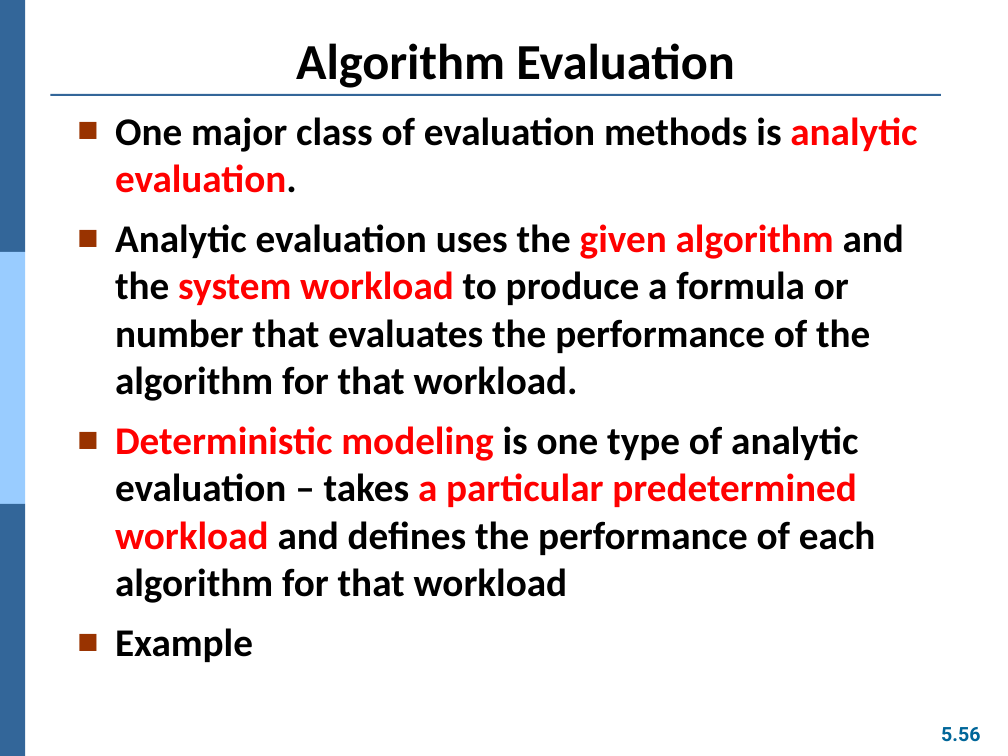
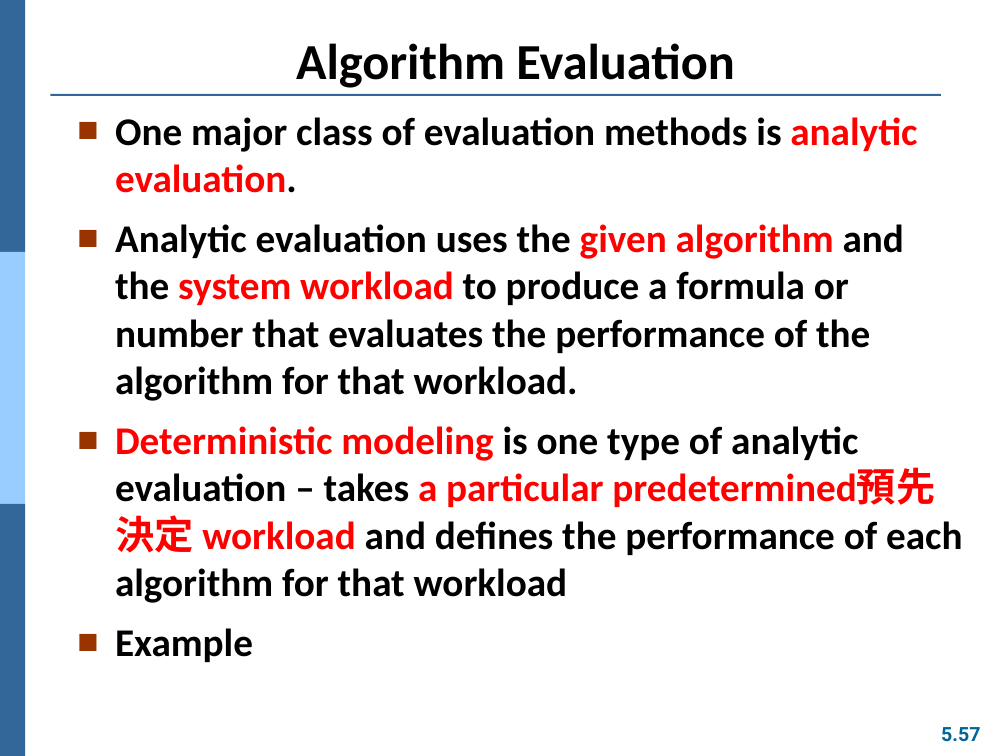
Before and after one commit to Yang09701194/OS_Learning, a slide deck: slide 57 of ch05.pptx (slide 56 before the commit). Drawn at 1008x756 pixels with LibreOffice and Linux fonts; fonts in the diff are those of the drawing. Boxes give left, top, right and bottom in pixels: in the first picture for what was removed or moved away, otherwise in the second. Text is boxed around its words. In the diff, an @@ line names an element or a change of style, - is before the commit and + after.

```diff
--- a/ch05.pptx
+++ b/ch05.pptx
@@ text at <box>115,426,962,603</box>: text changed @@
-■ Deterministic modeling is one type of analytic evaluation – takes a particular predetermined workload and defines the performance of each algorithm for that workload
+■ Deterministic modeling is one type of analytic evaluation – takes a particular predetermined預先決定 workload and defines the performance of each algorithm for that workload
@@ page number at <box>941,727,980,742</box>: text changed @@
-5.56
+5.57
```
Also in this commit, not shown: 31 other slides changed, 2 slides added, 1 other file.
